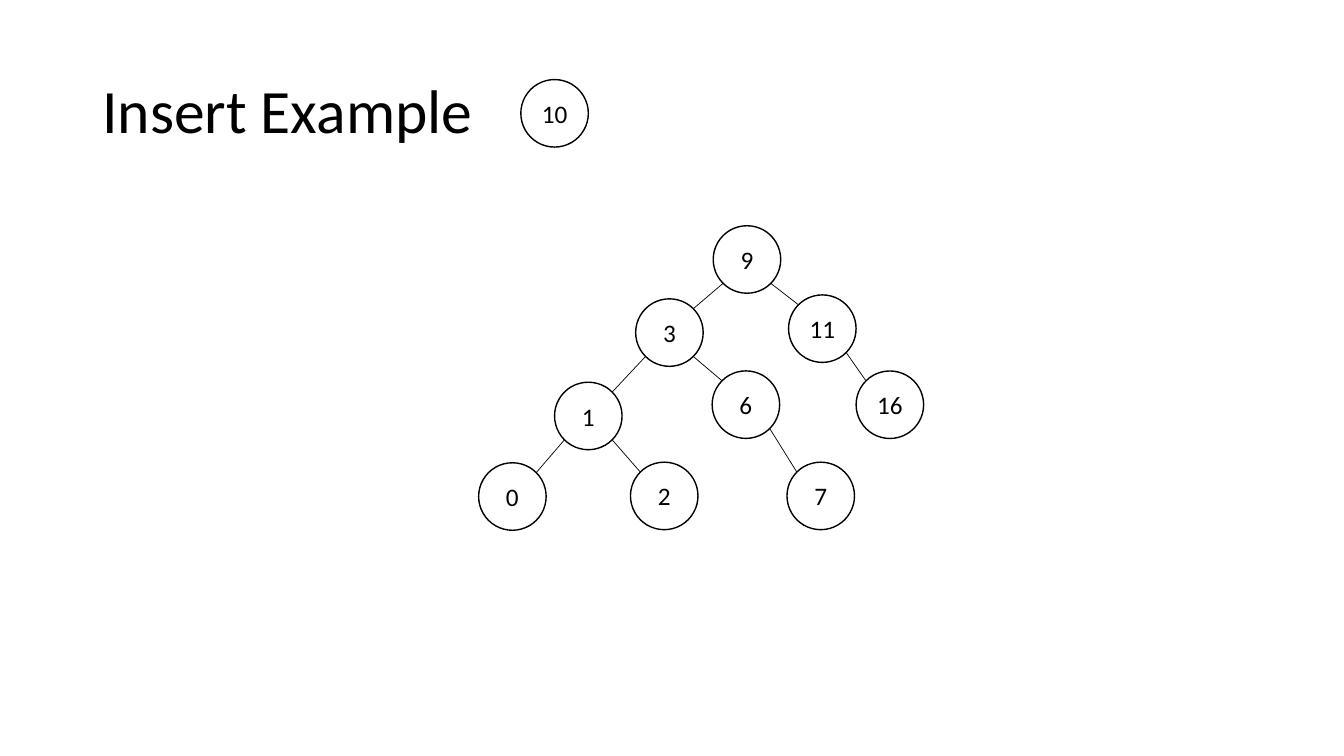
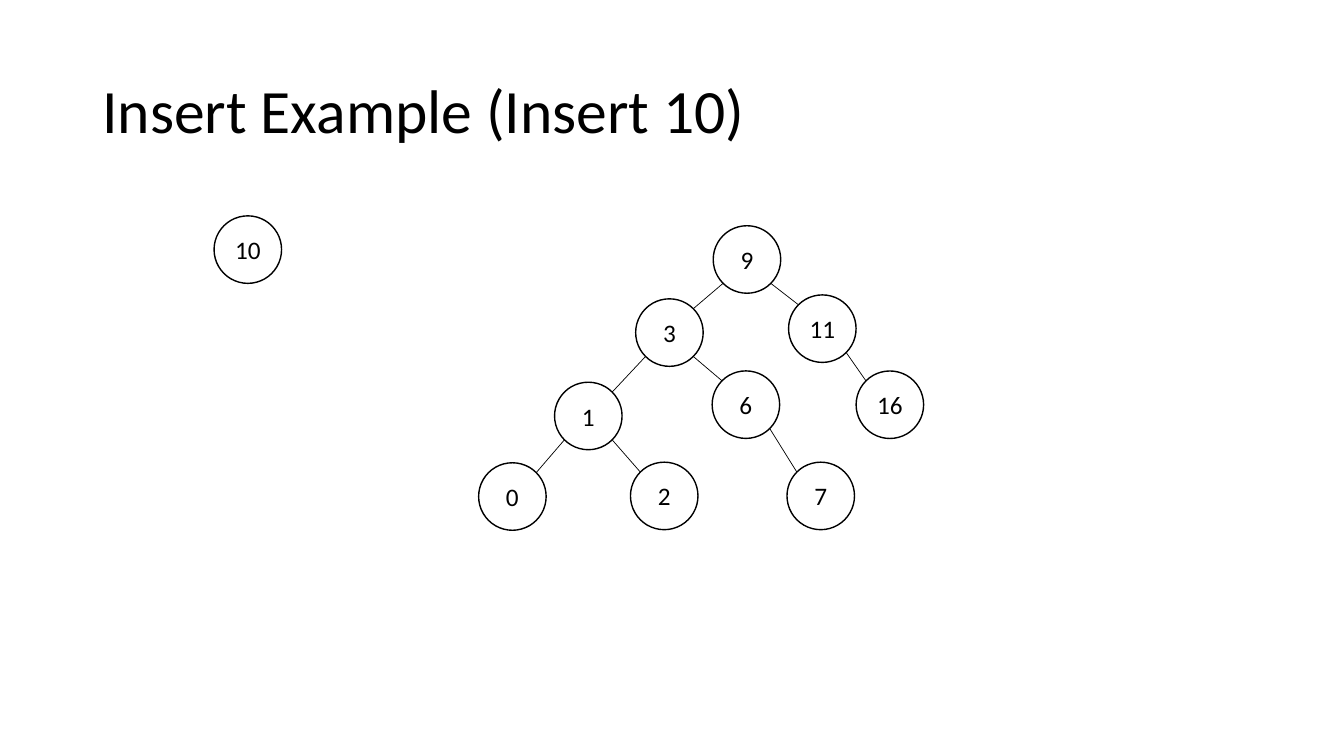
Before and after one commit to natebrunelle/cse332, a slide deck: slide 23 of markdown/files/slides/lecture8_avl.pptx (slide 28 before the commit). Drawn at 1344x756 pixels with LibreOffice and Linux fonts; fonts in the diff are those of the drawing. Boxes give left, top, right and bottom in pixels: in the first picture for what was removed or moved away, otherwise in the second. Text is boxed around its words. In the diff, an @@ line names an element or a change of style, - is before the commit and + after.

```diff
--- a/markdown/files/slides/lecture8_avl.pptx
+++ b/markdown/files/slides/lecture8_avl.pptx
@@ title at (102,88,744,143): text changed @@
-Insert Example
+Insert Example (Insert 10)
@@ ellipse "10": place and size @@
-ellipse "10" at (521,80,589,147)
+ellipse "10" at (214,216,281,283)
```
Also in this commit, not shown: 10 other slides changed, 5 slides added, 9 slides removed, 13 other files.
